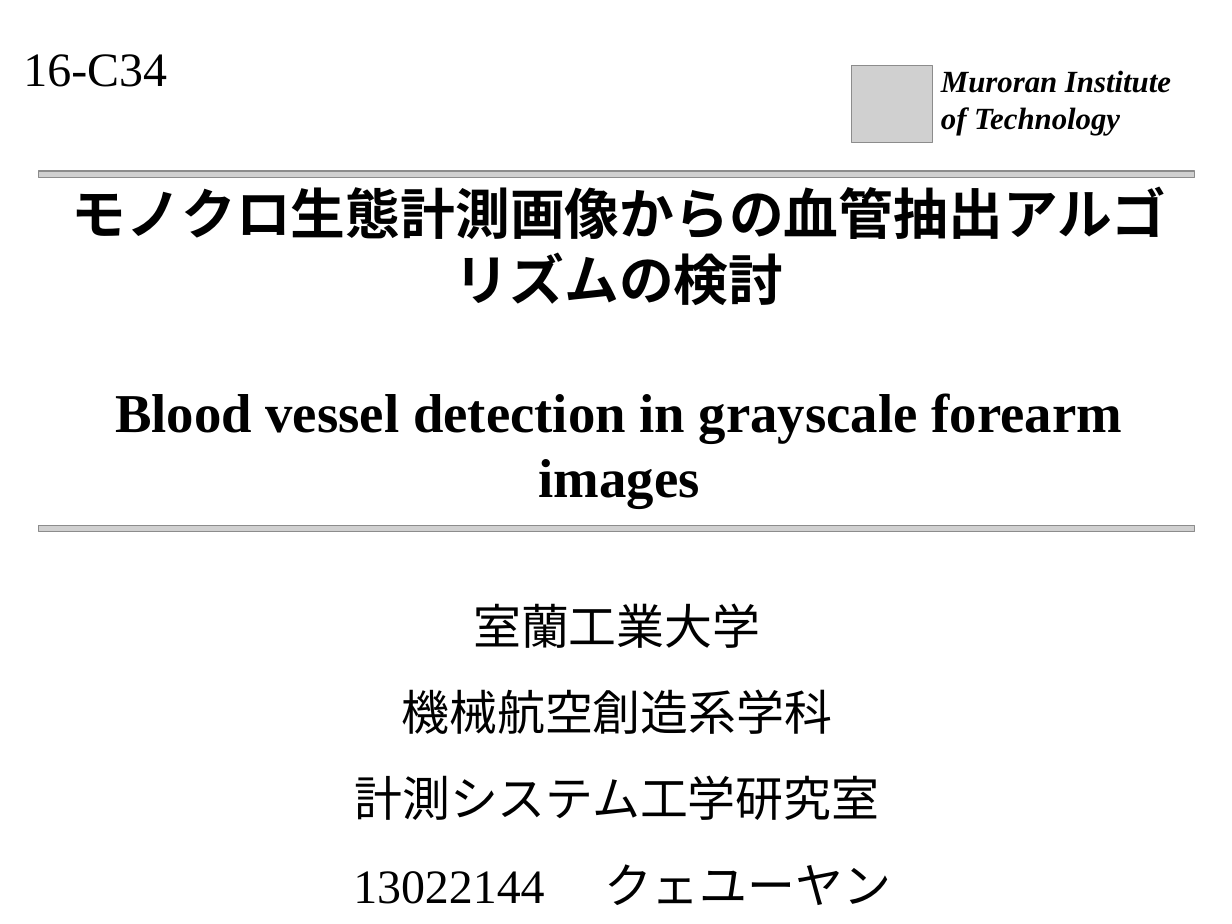
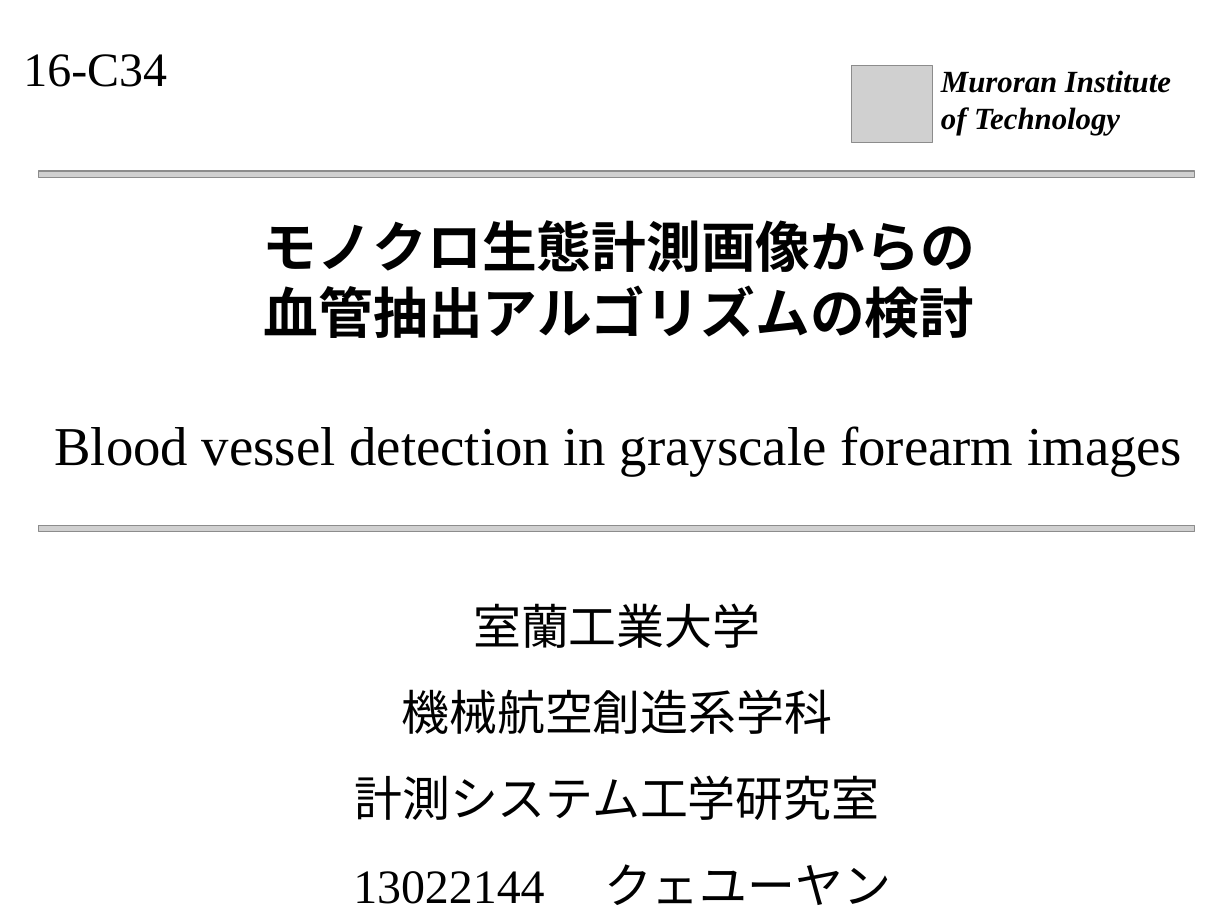
Before and after one commit to Quevun/blood_vessel_detection, a slide deck: slide 1 of blood vessel detection.pptx. Drawn at 1232x924 pixels with LibreOffice and Linux fonts; fonts in the diff are those of the drawing; grey boxes stand for pictures. Boxes give left, top, right and bottom in pixels: in the first picture for what was removed or moved away, otherwise in the second. Text is boxed around its words. In the diff, an @@ line names an element or a change of style, - is before the commit and + after.

Commit message:
no changes

```diff
--- a/blood vessel detection.pptx
+++ b/blood vessel detection.pptx
@@ title at (54,220,1182,475): text changed; bold off @@
-モノクロ生態計測画像からの血管抽出アルゴリズムの検討
-Blood vessel detection in grayscale forearm images
+モノクロ生態計測画像からの
+血管抽出アルゴリズムの検討
+Blood vessel detection in grayscale forearm images
```
Also in this commit, not shown: 6 other slides changed, 2 slides added, 1 slide removed.
